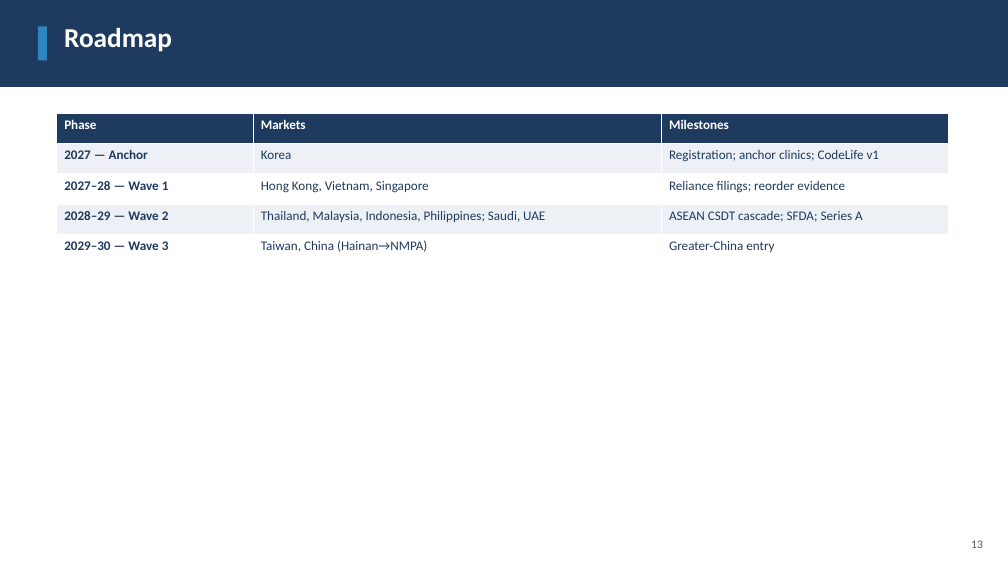
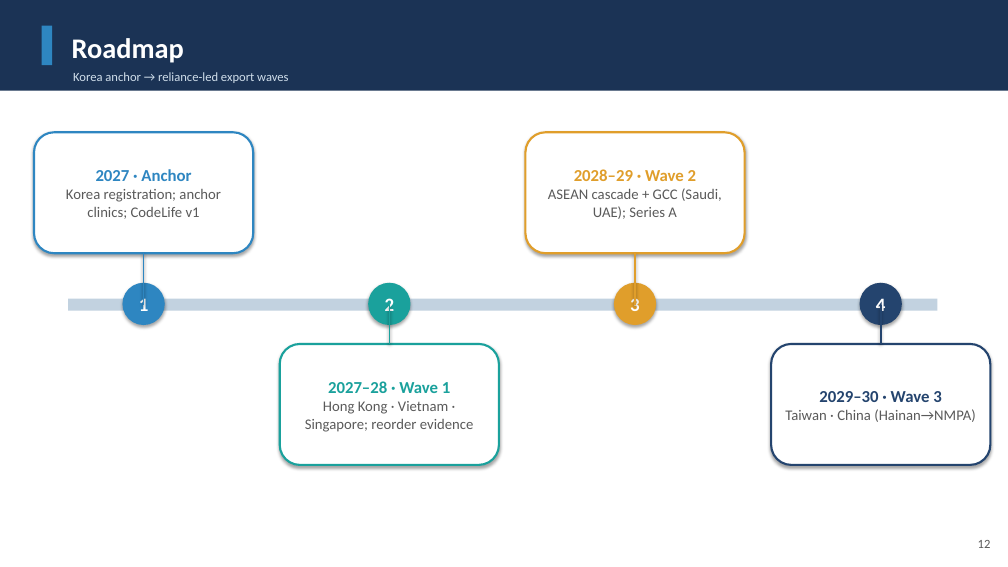
Before and after one commit to leicatam/gamification, a slide deck: slide 12 of synexo/Synapep_Investor_Deck.pptx (slide 13 before the commit). Drawn at 1008x567 pixels with LibreOffice and Linux fonts; fonts in the diff are those of the drawing. Boxes give left, top, right and bottom in pixels: in the first picture for what was removed or moved away, otherwise in the second. Text is boxed around its words. In the diff, an @@ line names an element or a change of style, - is before the commit and + after.

```diff
--- a/synexo/Synapep_Investor_Deck.pptx
+++ b/synexo/Synapep_Investor_Deck.pptx
@@ rectangle resized from (x1=0, y1=0, x2=1008, y2=87) to (x1=0, y1=0, x2=1008, y2=91) @@
@@ rectangle at (x1=0, y1=0, x2=1008, y2=91): fill #1F3A5F to #1B3355 @@
@@ rectangle resized from (x1=38, y1=26, x2=47, y2=60) to (x1=42, y1=26, x2=52, y2=65) @@
@@ text "Roadmap" moved from (x1=64, y1=28, x2=172, y2=52) to (x1=72, y1=38, x2=184, y2=63) @@
@@ text "Roadmap" at (x1=72, y1=38, x2=184, y2=63): size 26 to 27 pt; more space between paragraphs; vertical alignment top to middle @@
@@ text added at (x1=73, y1=72, x2=288, y2=83), 12 pt, text #CFDDEA @@
+Korea anchor → reliance-led export waves
@@ table removed at (x1=57, y1=113, x2=949, y2=265), 5 rows, 3 columns @@
-Phase | Markets | Milestones
-2027 — Anchor | Korea | Registration; anchor clinics; CodeLife v1
-2027–28 — Wave 1 | Hong Kong, Vietnam, Singapore | Reliance filings; reorder evidence
-2028–29 — Wave 2 | Thailand, Malaysia, Indonesia, Philippines; Saudi, UAE | ASEAN CSDT cascade; SFDA; Series A
-2029–30 — Wave 3 | Taiwan, China (Hainan→NMPA) | Greater-China entry
@@ rounded rectangle added at (x1=34, y1=132, x2=253, y2=253), fill #FFFFFF, outline #2E86C1 2 pt, 14 pt, text #5A5A5A @@
+2027 · Anchor
+Korea registration; anchor clinics; CodeLife v1
@@ rounded rectangle added at (x1=526, y1=132, x2=745, y2=253), fill #FFFFFF, outline #E09E2B 2 pt, 14 pt, text #5A5A5A @@
+2028–29 · Wave 2
+ASEAN cascade + GCC (Saudi, UAE); Series A
@@ line added from (144, 305) to (144, 253), #2E86C1 1.5 pt @@
@@ line added from (635, 305) to (635, 253), #E09E2B 1.5 pt @@
@@ rectangle added at (x1=68, y1=299, x2=938, y2=311), fill #C2D2E0 @@
@@ ellipse added at (x1=123, y1=283, x2=165, y2=325), fill #2E86C1, 18 pt, text #FFFFFF, bold @@
+1
@@ ellipse added at (x1=368, y1=283, x2=411, y2=325), fill #1AA19C, 18 pt, text #FFFFFF, bold @@
+2
@@ ellipse added at (x1=614, y1=283, x2=656, y2=325), fill #E09E2B, 18 pt, text #FFFFFF, bold @@
+3
@@ ellipse added at (x1=860, y1=283, x2=902, y2=325), fill #24446E, 18 pt, text #FFFFFF, bold @@
+4
@@ line added from (389, 305) to (389, 344), #1AA19C 1.5 pt @@
@@ line added from (881, 305) to (881, 344), #24446E 1.5 pt @@
@@ rounded rectangle added at (x1=280, y1=344, x2=499, y2=465), fill #FFFFFF, outline #1AA19C 2 pt, 14 pt, text #5A5A5A @@
+2027–28 · Wave 1
+Hong Kong · Vietnam · Singapore; reorder evidence
@@ rounded rectangle added at (x1=771, y1=344, x2=991, y2=465), fill #FFFFFF, outline #24446E 2 pt, 14 pt, text #5A5A5A @@
+2029–30 · Wave 3
+Taiwan · China (Hainan→NMPA)
@@ text removed at (x1=971, y1=540, x2=983, y2=548) @@
-13
@@ text added at (x1=978, y1=540, x2=991, y2=548), 12 pt, text #5A5A5A @@
+12
```
Also in this commit, not shown: 13 other slides changed, 1 other file.
